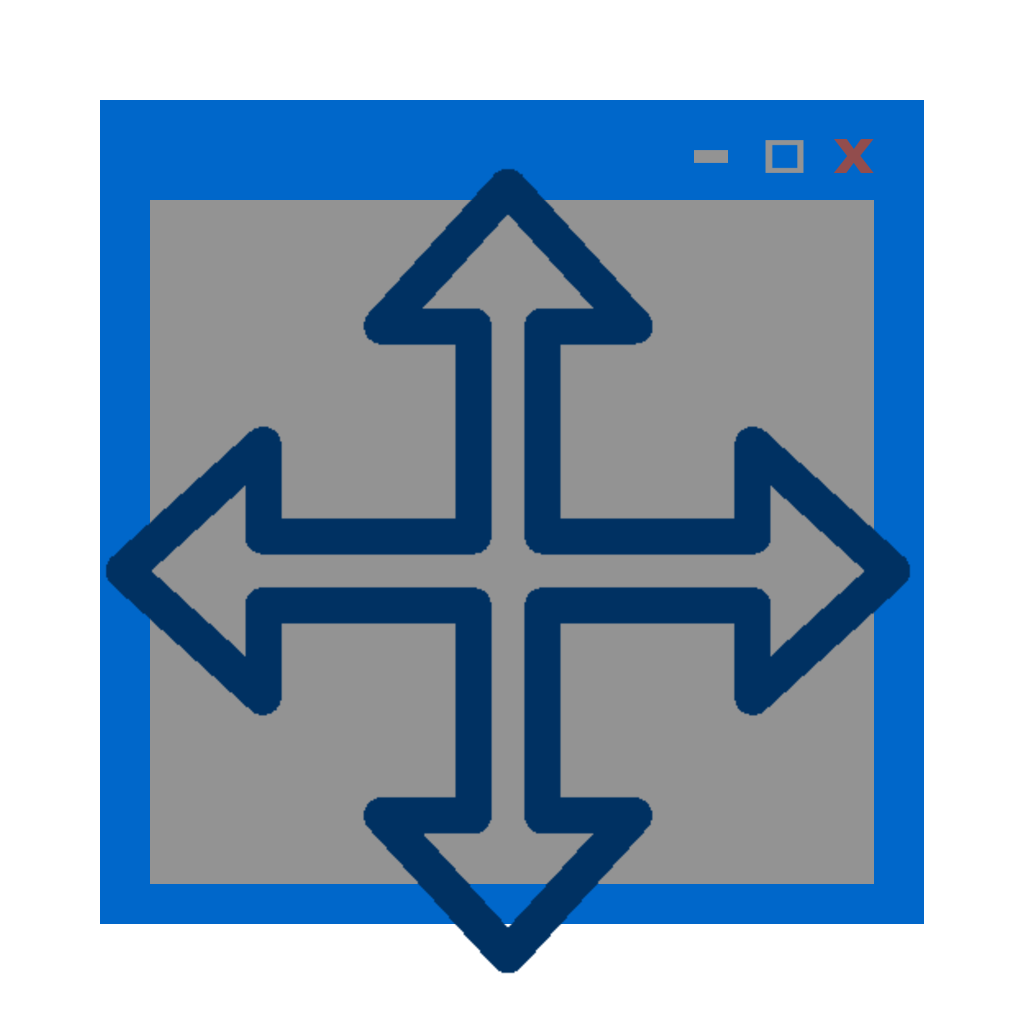
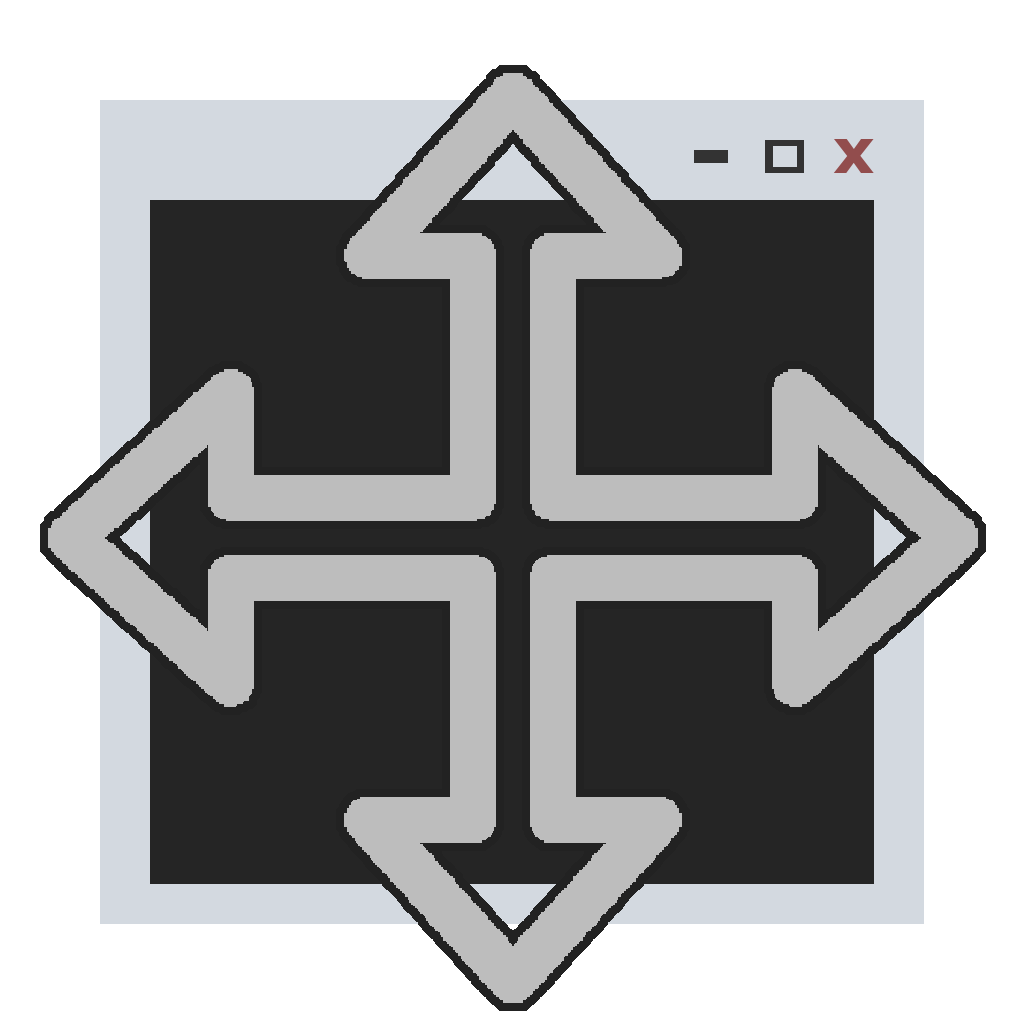
Two versions of the same layered image (w=1024, h=1024). Layer-by-layer changes:
painted on "Layer #2" over [694,150,728,163]
painted on "Layer #1" over [765,140,804,173]
painted on "Iconsmind-Outline-Cursor-Move.512.png" over [48,73,978,1003]
added layer "Layer #4" above "Layer" over [40,65,986,1011]
painted on "Layer" over [100,100,924,924]
painted on "Layer #3" over [147,123,877,901]
